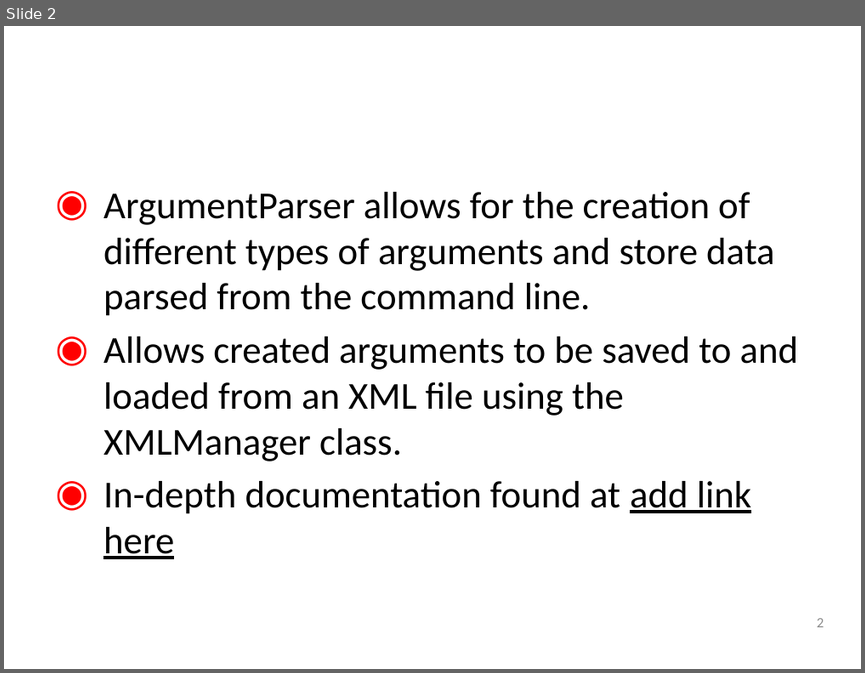
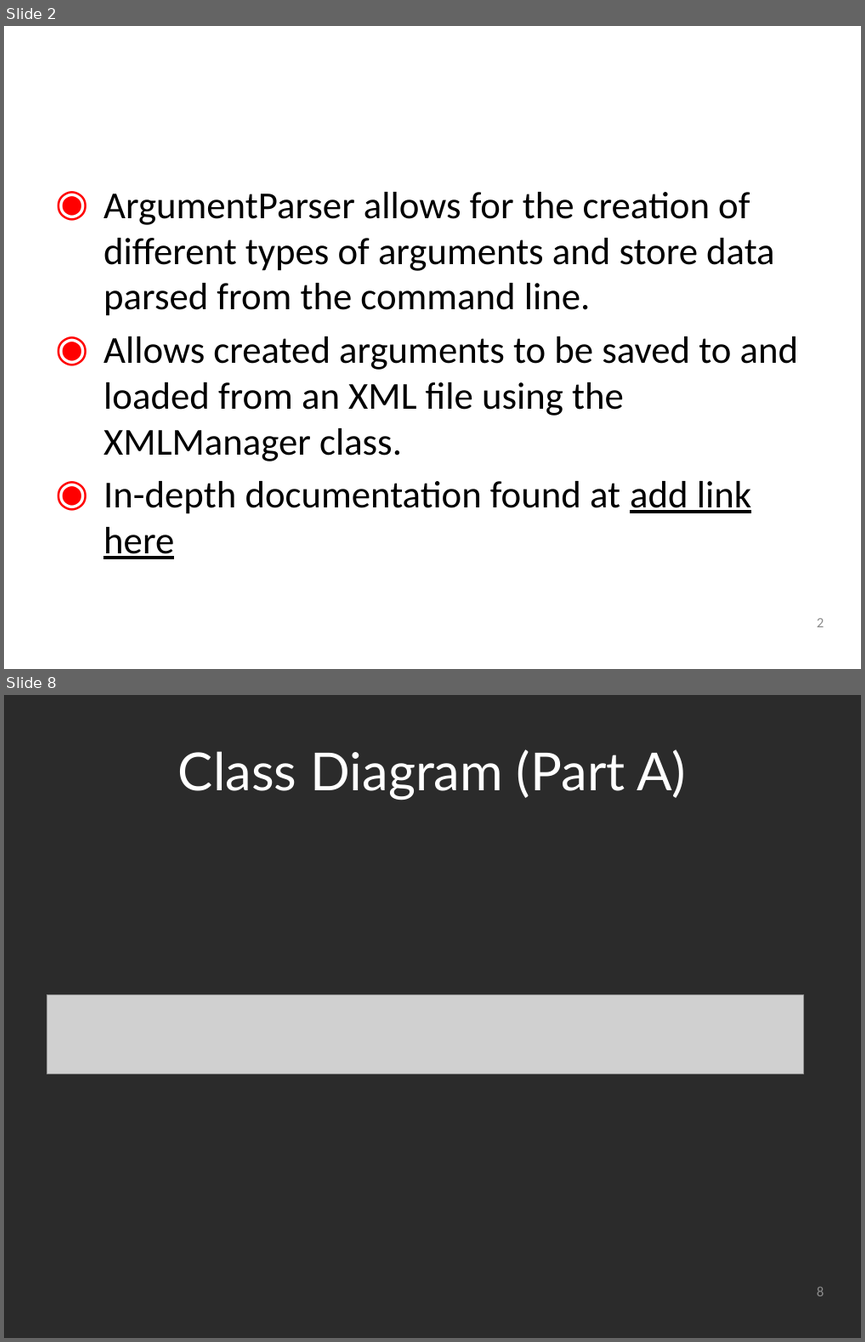
Before and after one commit to SpacemanRiff/spring-semester-project, a slide deck: resources/PowerPoints/Product Release.pptx. Shown one above the other, each under a label of ours: slide 2 before the commit, slides 2 and 8 after it; the slides between them are not shown. The pictures are 865x673 and 865x1342 pixels, drawn with LibreOffice and Linux fonts; fonts in the diff are those of the drawing; grey boxes stand for pictures; background and template pictures are left out; a plain dark background stands for a picture behind light text. Boxes give left, top, right and bottom in pixels: in the first picture for what was removed or moved away, otherwise in the second. Text is boxed around its words. In the diff, an @@ line names an element or a change of style, - is before the commit and + after.

Commit message:
Updated PP and Class Diagram
Added Class diagrams, burndown chart, & agile section to .ppt

```diff
--- a/resources/PowerPoints/Product Release.pptx
+++ b/resources/PowerPoints/Product Release.pptx
@@ slide 8 added at (4,695,861,1338), background picture (left out) @@
@@ title added at (178,749,686,800), 44 pt, text #FFFFFF @@
+Class Diagram (Part A)
@@ picture added at (46,995,803,1074) @@
@@ page number added at (817,1287,823,1296), 12 pt, text #8C8C8C @@
+8
```
Also in this commit, not shown: 3 slides changed, 7 other slides added, 2 slides removed, 1 other file.
